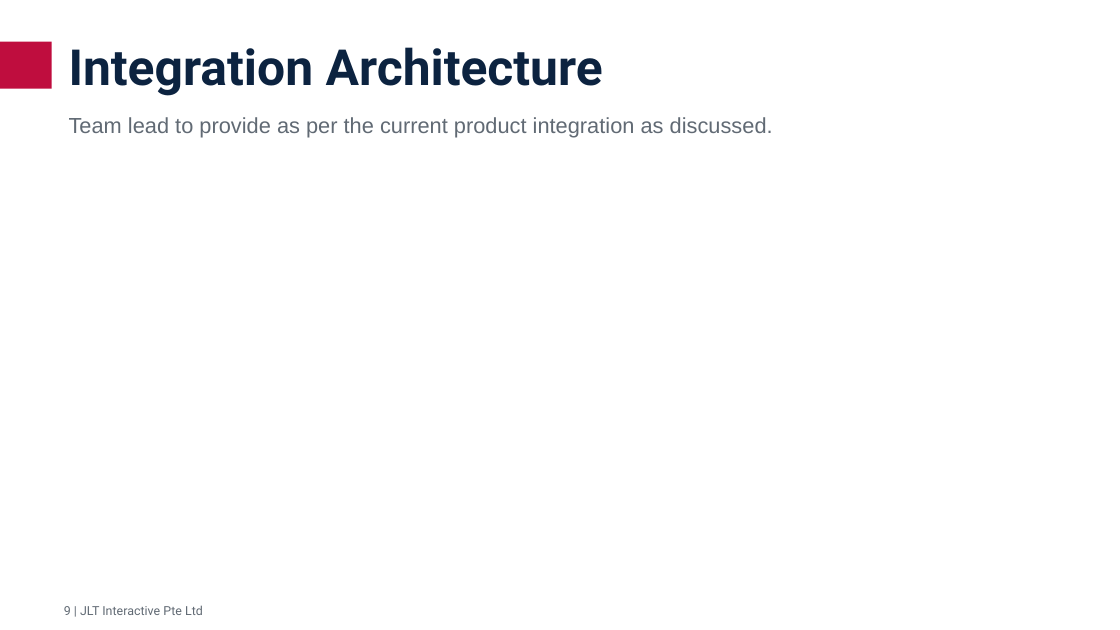
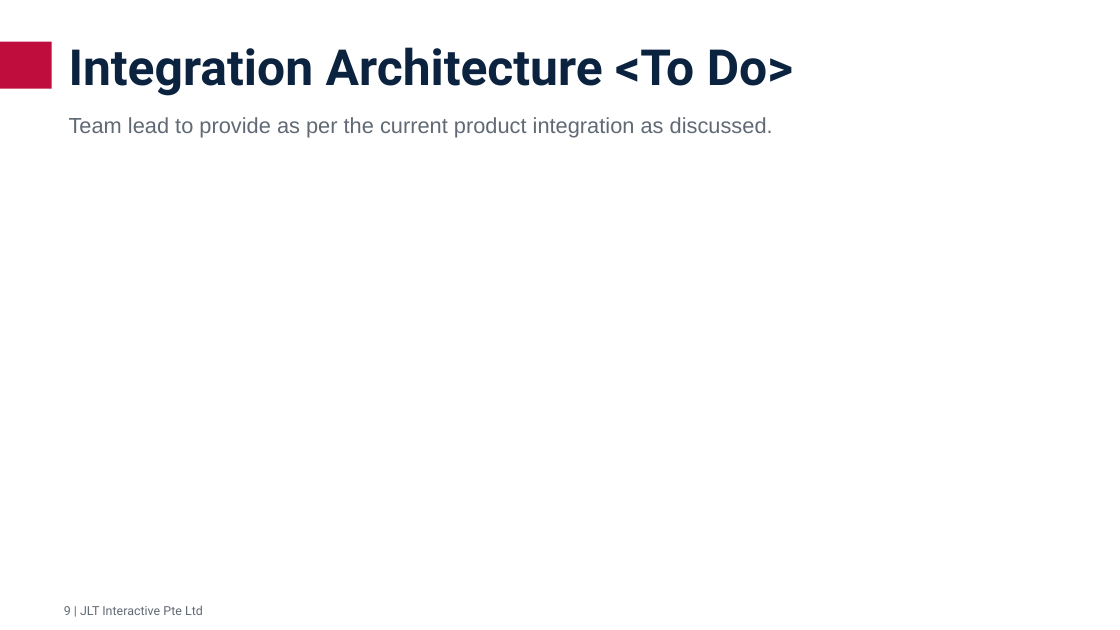
Before and after one commit to Prabhuduraik/Samples, a slide deck: slide 11 of JLTi_Sitecore-JLT Websites.ppt (slide 12 before the commit). Drawn at 1120x630 pixels with LibreOffice and Linux fonts; fonts in the diff are those of the drawing. Boxes give left, top, right and bottom in pixels: in the first picture for what was removed or moved away, otherwise in the second. Text is boxed around its words. In the diff, an @@ line names an element or a change of style, - is before the commit and + after.

```diff
--- a/JLTi_Sitecore-JLT Websites.ppt
+++ b/JLTi_Sitecore-JLT Websites.ppt
@@ title at [69, 47, 793, 96]: text changed @@
-Integration Architecture
+Integration Architecture <To Do>
```
Also in this commit, not shown: 5 other slides changed, 1 slide added, 2 slides removed, 1 other file.
